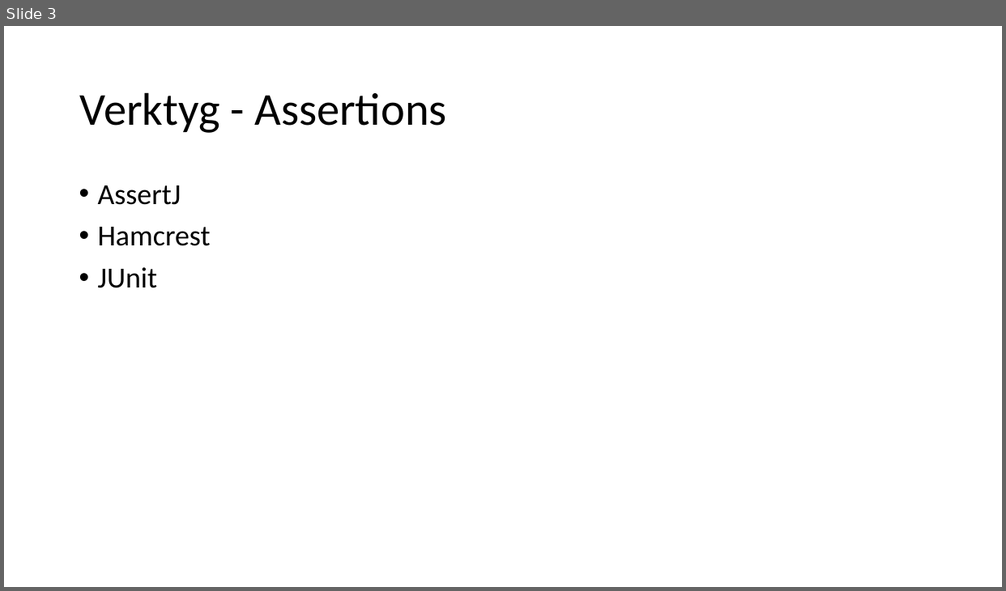
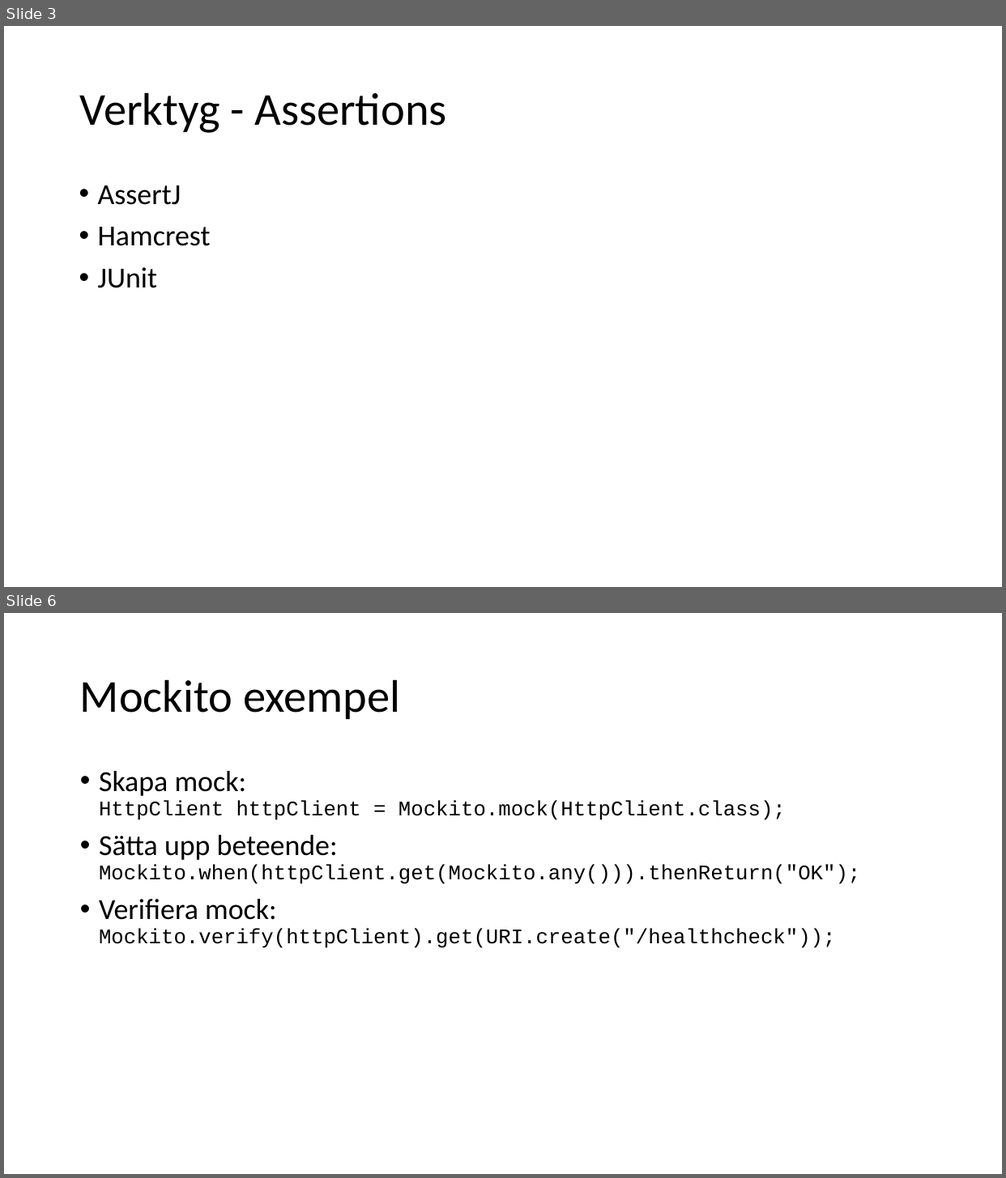
Before and after one commit to Omegapoint/tdd-lab, a slide deck: TDD.pptx. Shown one above the other, each under a label of ours: slide 3 before the commit, slides 3 and 6 after it; the slides between them are not shown. The pictures are 1006x591 and 1006x1178 pixels, drawn with LibreOffice and Linux fonts; fonts in the diff are those of the drawing. Boxes give left, top, right and bottom in pixels: in the first picture for what was removed or moved away, otherwise in the second. Text is boxed around its words. In the diff, an @@ line names an element or a change of style, - is before the commit and + after.

```diff
--- a/TDD.pptx
+++ b/TDD.pptx
@@ slide 6 added at bbox=[4, 613, 1002, 1174], background #FFFFFF @@
@@ title added at bbox=[80, 679, 400, 719], 44 pt, text #000000 @@
+Mockito exempel
@@ text added at bbox=[99, 771, 860, 948], 20 pt, text #000000 @@
+• Skapa mock:
+  HttpClient httpClient = Mockito.mock(HttpClient.class);
+• Sätta upp beteende:
+  Mockito.when(httpClient.get(Mockito.any())).thenReturn("OK");
+• Verifiera mock:
+  Mockito.verify(httpClient).get(URI.create("/healthcheck"));
```
Also in this commit, not shown: 1 slide changed, 1 other slide added.
